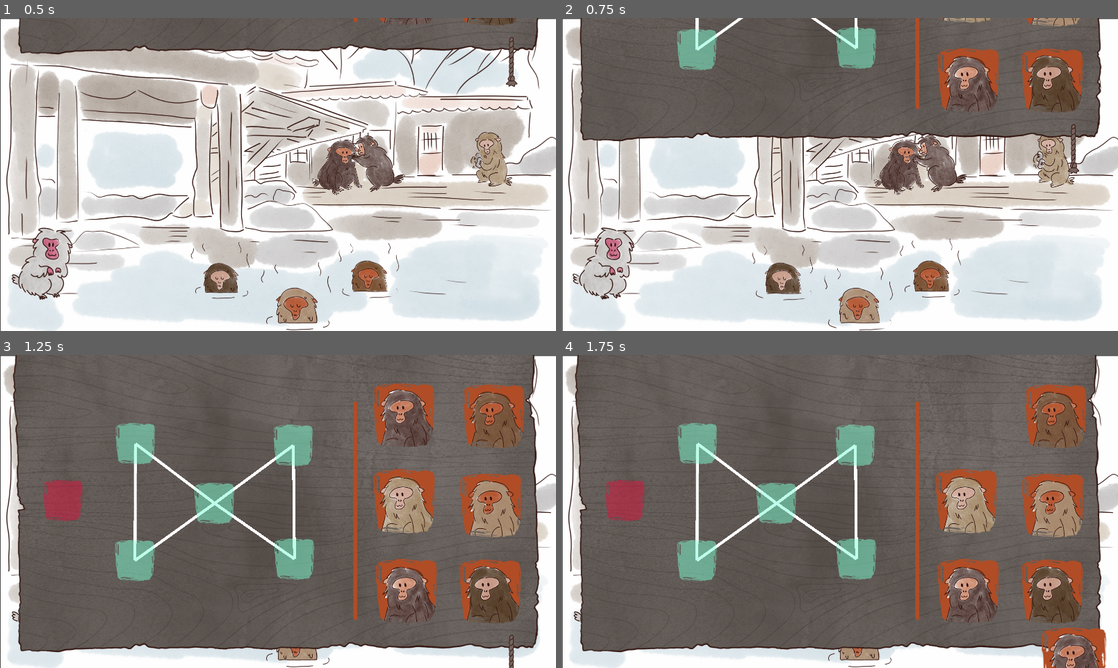
Above: before the commit, frames 1-4 (two rows, left to right).
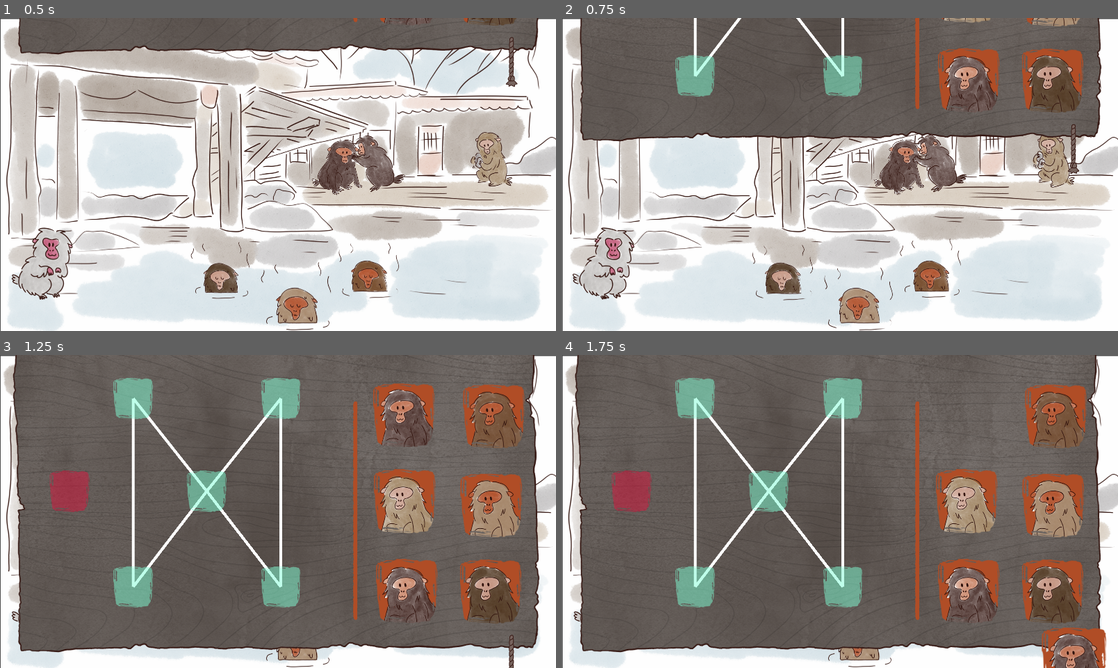
Above: after the commit, the same moments.

Repository: ManonMarchand/scientific-game-jam-25
Game: Godot game, scene res://levels/level_5/stage_5.tscn
Two runs of this game, one before a commit and one after it. Both use one fixed random seed, a clock stepped at 60 frames per second and the inputs below. This scene is started directly instead of the project's main scene. The engine's default icon, where the game draws it, is replaced by a stand-in: a white triangle on a blue panel in a dark square.
Inputs (mouse positions are in pixels of both pictures, inside the frame that each line leads up to):
- Up to frame 1 (0.5 s): no input
- Up to frame 2 (0.75 s): tap Enter at 0.5 s; drag from (1073, 61) to (606, 274) at 0.52 s
- Up to frame 3 (1.25 s): no input
- Up to frame 4 (1.75 s): drag from (967, 414) to (1073, 661) at 1.27 s

Frame 1 is identical in both runs. In frame 2, 2.9% of the frame differs, in the area x 20-57%, y 0-26%; in frame 3, 8.8%, in the area x 7-57%, y 7-81%; in frame 4, 8.8%.

Commit message:
fix: move things farther

Diff:
--- a/monkey/levels/level_5/panel_5.tscn
+++ b/monkey/levels/level_5/panel_5.tscn
@@ -47,27 +47,27 @@
 
 [node name="case1" parent="." instance=ExtResource("3_7g7pi")]
 z_index = 1
-position = Vector2(468, 306)
+position = Vector2(460, 150)
 
 [node name="case2" parent="." instance=ExtResource("3_7g7pi")]
 z_index = 1
-position = Vector2(741, 512)
+position = Vector2(714, 470)
 
 [node name="case3" parent="." instance=ExtResource("3_7g7pi")]
 z_index = 1
-position = Vector2(466, 709)
+position = Vector2(460, 800)
 
 [node name="case4" parent="." instance=ExtResource("3_7g7pi")]
 z_index = 1
-position = Vector2(1013, 312)
+position = Vector2(970, 150)
 
 [node name="case5" parent="." instance=ExtResource("3_7g7pi")]
 z_index = 1
-position = Vector2(1017, 704)
+position = Vector2(970, 800)
 
 [node name="case6" parent="." instance=ExtResource("3_7g7pi")]
 z_index = 1
-position = Vector2(218, 502)
+position = Vector2(240, 470)
 is_trespaser_node = true
 
 [node name="Separation" type="Sprite2D" parent="."]
Not shown, changed: monkey/export_presets.cfg
